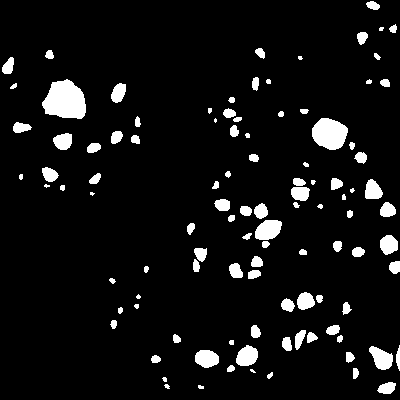
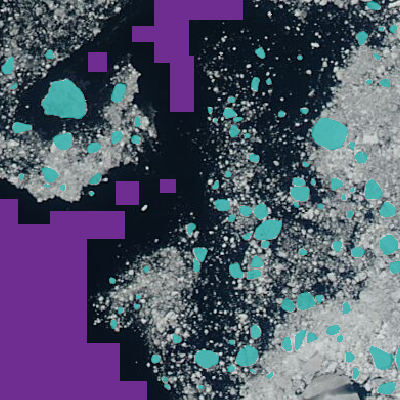
Layer changes from the first 400 × 400 image to the second:
added layer "water samples" (2nd of 2) above "ice floes" over box(0, 0, 243, 400)
hid "ice floes" (1st of 2) over box(0, 0, 400, 400)
